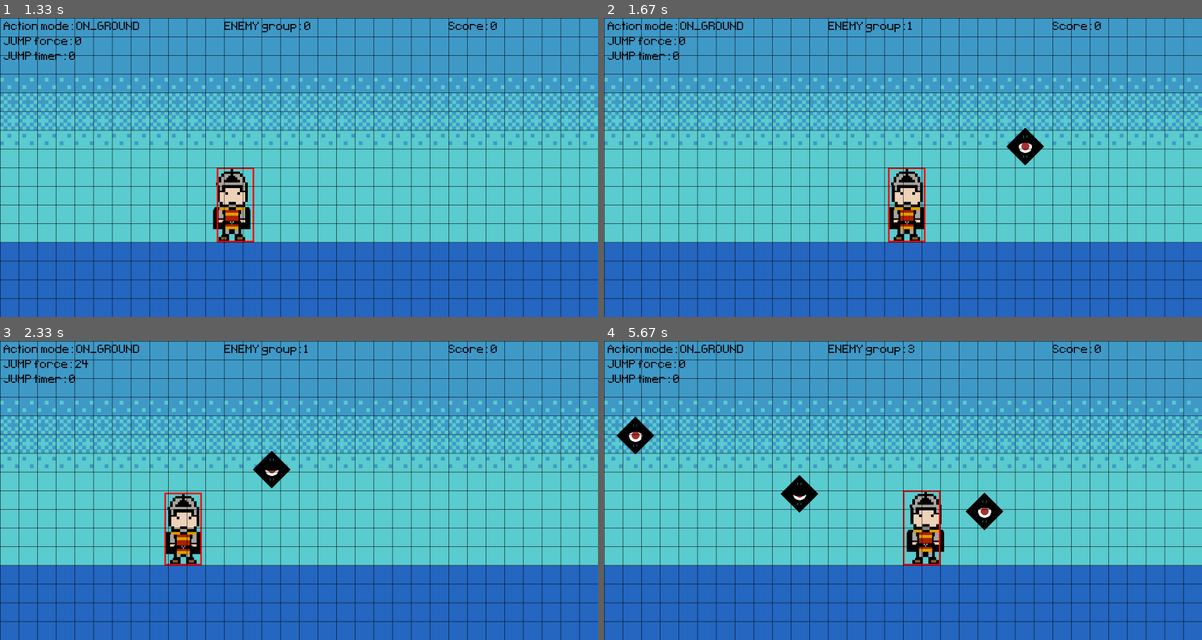
Above: before the commit, frames 1-4 (two rows, left to right).
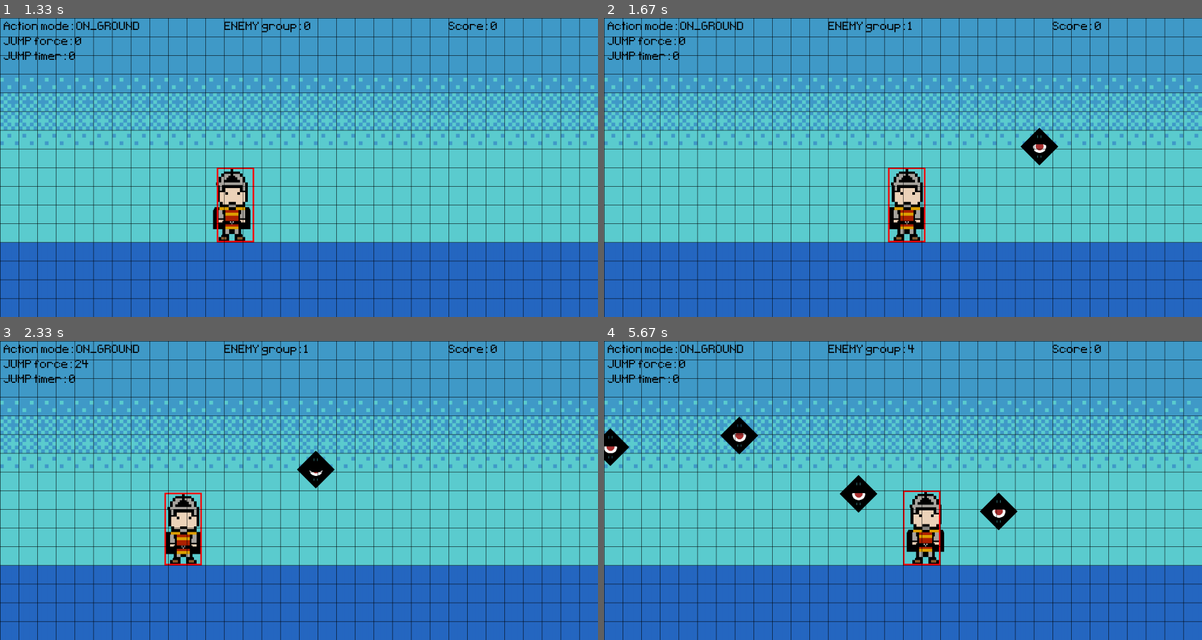
Above: after the commit, the same moments.

Repository: alo40/pygame_pininos
Game: pygame game, started from pininos_main.py
The game is run twice, just before and just after one commit, with the same random seed, the same clock (stepped at 60 frames per second) and the same inputs.
Inputs:
- Up to frame 1 (1.33 s): tap Space at 0.33 s; hold Right 0.67-1.13 s; hold Right from 1.17 s (still down)
- Up to frame 2 (1.67 s): release Right at 1.63 s
- Up to frame 3 (2.33 s): hold Left 1.67-2.2 s; hold Down from 2.23 s (still down)
- Up to frame 4 (5.67 s): release Down at 2.53 s; hold Left 2.57-2.97 s; hold Right 3-3.63 s; hold Down 3.67-4.03 s; hold Left 4.07-4.53 s; hold Right 4.57-5.03 s; hold Right 5.07-5.53 s; hold Left from 5.57 s (still down)

Frame 1 is identical in both runs. In frame 2, 0.6% of the frame differs, in the area x 67-76%, y 36-50%; in frame 3, 0.8%; in frame 4, 2.6%, in the area x 0-70%, y 1-64%.

Commit message:
added next level (game mode)

Diff:
--- a/pininos_main.py
+++ b/pininos_main.py
@@ -23,11 +23,6 @@
 from sys import exit
 from random import randint, choice  # choice will be used to random spawn different types of enemies
 from enum import Enum
-
-# debugs for console mode
-# import pdb; pdb.set_trace()
-# import debugpy
-# debugpy.listen(("localhost", 5678))
 
 
 class Hero(pg.sprite.Sprite):
@@ -211,22 +206,16 @@
 
         # enemy speed depending on the day
         if game_mode == Game.DAY_3:
-            self.move_speed = 20
+            self.move_speed = 8
         elif game_mode == Game.DAY_2:
-            self.move_speed = 15
+            self.move_speed = 8
         else:  # default DAY_1
-            self.move_speed = 10
+            self.move_speed = 8
 
         # parameter used for the score
         self.hero_dodge = False
 
         if type == 'enemy_01':
-
-            # enemy_01 frames
-            # frame1 = pg.image.load('graphics/eye_sprite1.png').convert_alpha()
-            # frame2 = pg.image.load('graphics/eye_sprite2.png').convert_alpha()
-            # frame3 = pg.image.load('graphics/eye_sprite3.png').convert_alpha()
-            # frame4 = pg.image.load('graphics/eye_sprite2.png').convert_alpha()
 
             # enemy_01 new frames
             frame1 = pg.image.load('graphics/evil_eye_mini1.png').convert_alpha()
@@ -294,6 +283,7 @@
     DAY_1 = 4
     DAY_2 = 5
     DAY_3 = 6
+    NEXT = 7
 
 
 ########################################################################################
@@ -303,6 +293,7 @@
 
 # set to True for game over / False for game active
 game_mode = Game.START
+game_day = Game.DAY_1  # default
 
 # initialize game score
 game_score = 0
@@ -325,14 +316,6 @@
 # create clock object to control the frame rates
 game_clock = pg.time.Clock()
 
-# # create ground surface
-# ground_surf = pg.image.load('graphics/ground_1600x200.png').convert()
-# ground_rect = ground_surf.get_rect(bottomleft=(0, screen_height))
-
-# # create sky surface
-# sky_surf = pg.Surface((screen_width, screen_height - ground_rect.height))
-# sky_surf.fill('#EFBBEB')  # light purple
-
 # declare hero group and hero
 hero = pg.sprite.GroupSingle()
 hero.add(Hero())
@@ -353,7 +336,7 @@
 
 # timers enemy_01 animation
 timer_enemy_01_animation = pg.USEREVENT + 3  # +3 is used to avoid conflicts with pygame user events
-pg.time.set_timer(timer_enemy_01_animation, 250)  # tigger event in x ms
+pg.time.set_timer(timer_enemy_01_animation, 200)  # tigger event in x ms
 
 # game loop
 while True:
@@ -398,28 +381,39 @@
                     enemy.animation()
 
     #####################################################################################
-    # game mode: GAME START/OVER/WON
+    # game mode: GAME START/OVER/WON/NEXT
     #####################################################################################
-    if game_mode == Game.START or game_mode == Game.WON or game_mode == Game.OVER:
+    if game_mode == Game.START \
+            or game_mode == Game.WON \
+            or game_mode == Game.OVER \
+            or game_mode == Game.NEXT:
 
         # colors
         if game_mode == Game.START:
             fill_color = 'lightblue'
             text_color = 'blue'
+            text_message = f"GAME {game_mode.name}"
 
         elif game_mode == Game.WON:
             fill_color = 'lightyellow'
             text_color = 'orange'
-
-        else:  # default (game over)
+            text_message = f"GAME {game_mode.name}"
+
+        elif game_mode == Game.OVER:
             fill_color = 'black'
             text_color = 'red'
+            text_message = f"GAME {game_mode.name}"
+
+        else:  # game_mode = Game.NEXT
+            fill_color = 'lightyellow'
+            text_color = 'orange'
+            text_message = "NEXT_LEVEL"
 
         # black screen
         screen.fill(fill_color)
 
         # game over text (big font)
-        game_mode_text = game_over_font.render(f"GAME {game_mode.name}", True, text_color)
+        game_mode_text = game_over_font.render(text_message, True, text_color)
         game_mode_rect = game_mode_text.get_rect(center=(screen_width / 2, screen_height / 2))
         screen.blit(game_mode_text, game_mode_rect)
 
@@ -451,7 +445,17 @@
             game_score = 0
 
             # restart game
-            game_mode = Game.DAY_1
+            if game_mode == Game.NEXT:
+                if game_day == Game.DAY_1:
+                    game_mode = Game.DAY_2
+                elif game_day == Game.DAY_2:
+                    game_mode = Game.DAY_3
+
+            elif game_mode == Game.WON:
+                game_mode = Game.DAY_1  # restart game
+
+            else:  # default game start
+                game_mode = game_day  # continue from current day
 
             # set enemy spawn timer depending on the day
             if game_mode == Game.DAY_3:
@@ -487,6 +491,7 @@
         if pg.sprite.spritecollide(hero.sprite, enemy_group, False):
             text_collision = game_active_font.render('Enemy collision: GAME OVER!', False, 'Red')
             screen.blit(text_collision, (600, 50))
+            game_day = game_mode  # save game day
             # game_mode = Game.OVER  # GAME OVER!
 
         # GAME SCORE ####################################################################
@@ -500,8 +505,13 @@
                 game_score += 1
                 enemy.hero_dodge = True  # to avoid more than one score increment
 
+        # win score selection
         if game_score >= 20:
-            game_mode = Game.WON
+            if game_mode == Game.DAY_3:
+                game_mode = Game.WON  # GAME END!
+            else:
+                game_day = game_mode  # save day for next level
+                game_mode = Game.NEXT
 
         # GRID LINES  ###################################################################
 
